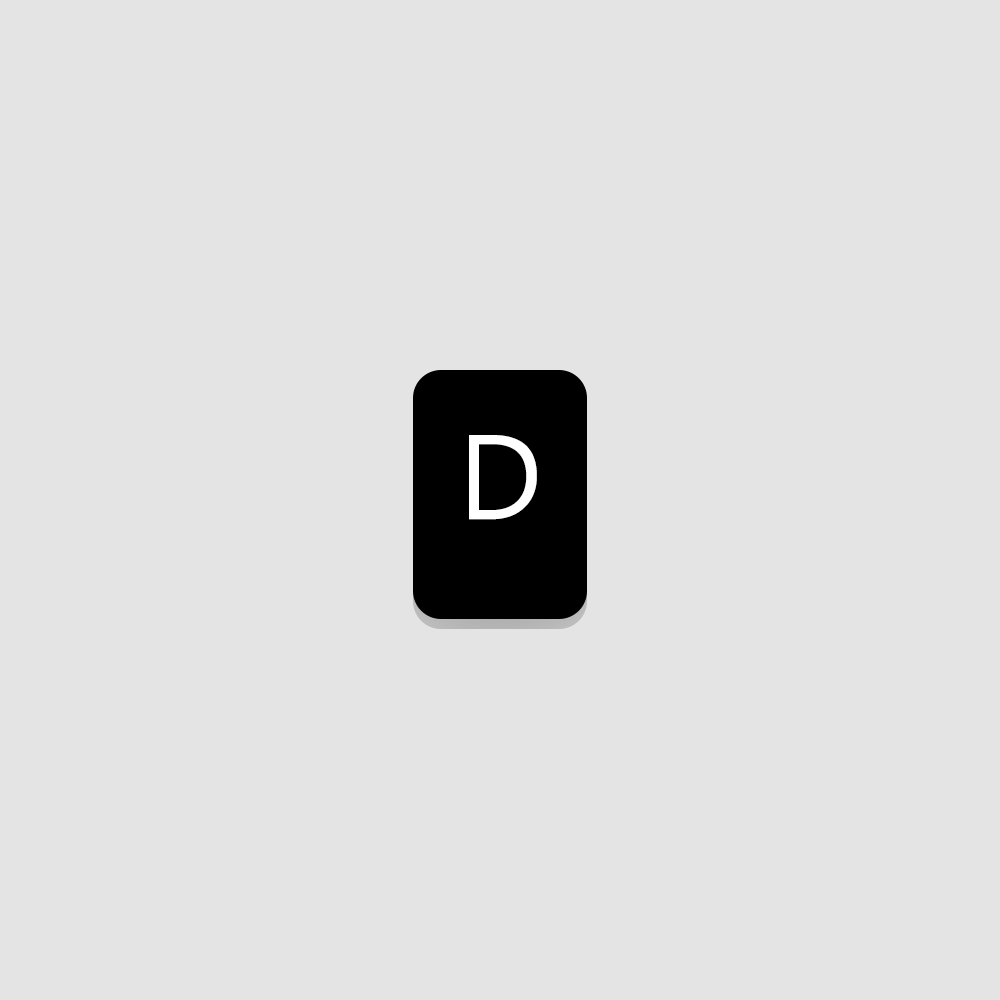
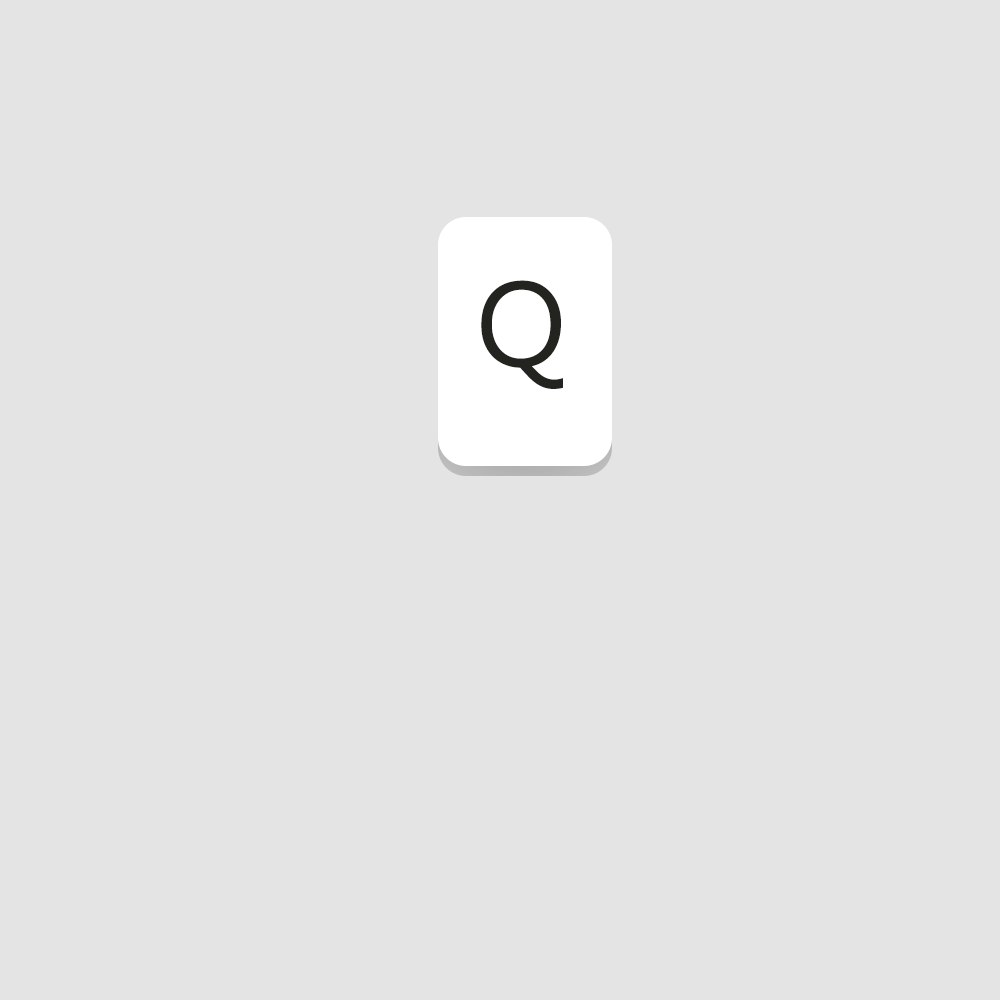
Layers edited between the first and the second 1000 x 1000 image:
showed group "Light" (108 layers) over [413, 217, 612, 629]
showed group "Q" (1st of 8, in "Final" › "Light") (3 layers) over [438, 217, 612, 466]
hid group "Dark" (111 layers) over [413, 341, 612, 619]
hid group "D" (3rd of 4, in "Final" › "Dark") (3 layers) over [413, 370, 587, 619]
